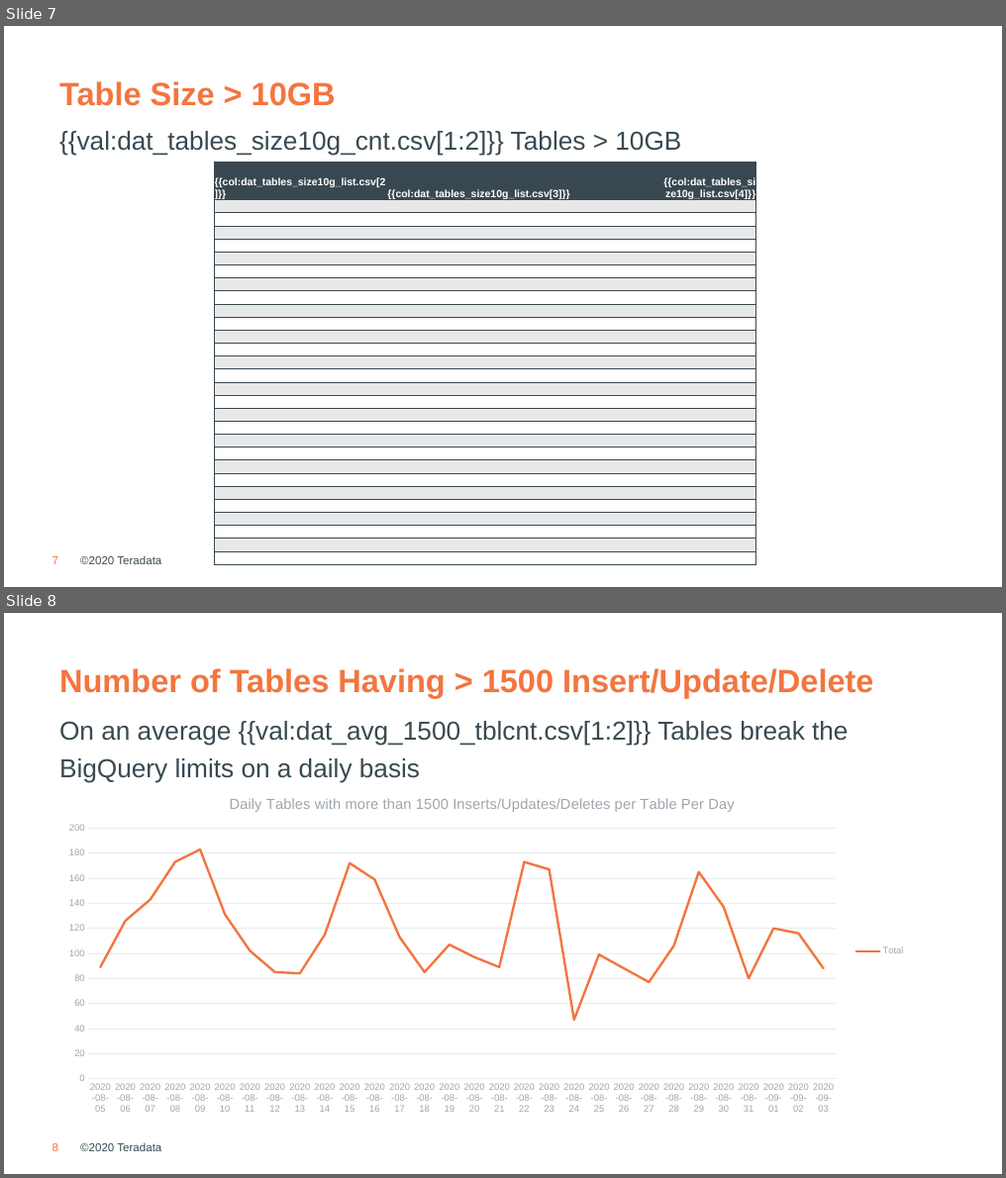
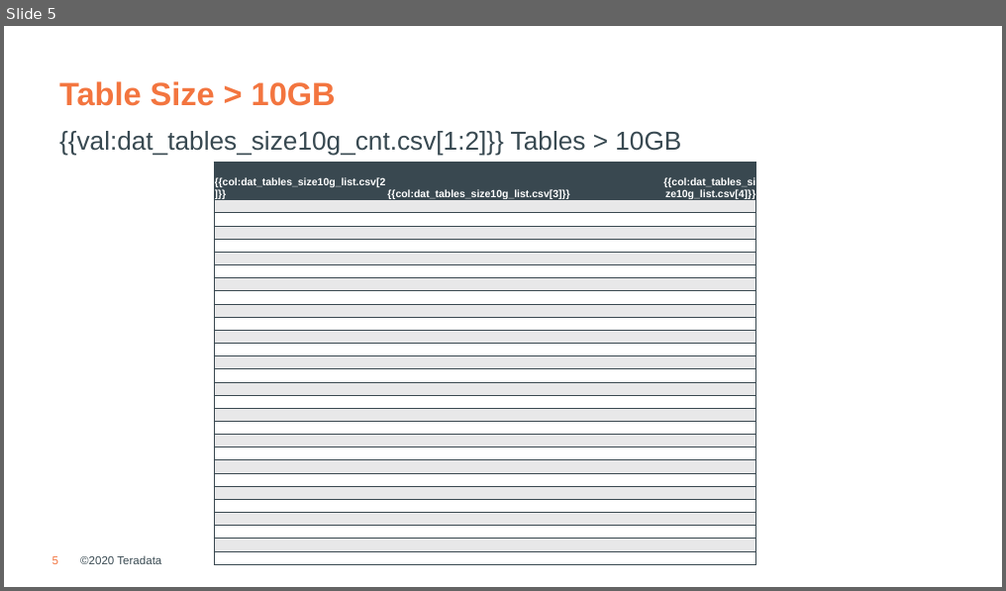
Before and after one commit to tdcoa/sql, a slide deck: filesets/compete_bigquery/big_query_migration_blockers.pptx. Shown one above the other, each under a label of ours: slides 7 and 8 before the commit, slide 5 after it. The pictures are 1006x1178 and 1006x591 pixels, drawn with LibreOffice and Linux fonts; fonts in the diff are those of the drawing; background and template pictures are left out. Boxes give left, top, right and bottom in pixels: in the first picture for what was removed or moved away, otherwise in the second. Text is boxed around its words. In the diff, an @@ line names an element or a change of style, - is before the commit and + after.

```diff
--- a/filesets/compete_bigquery/big_query_migration_blockers.pptx
+++ b/filesets/compete_bigquery/big_query_migration_blockers.pptx
@@ slide 8 removed at (4, 613, 1002, 1174), background #FFFFFF; not listed: 1 template element that a slide beside it also shows @@
@@ title removed at (59, 668, 873, 699) @@
-Number of Tables Having > 1500 Insert/Update/Delete
@@ text removed at (59, 721, 847, 783) @@
-On an average {{val:dat_avg_1500_tblcnt.csv[1:2]}} Tables break the BigQuery limits on a daily basis
@@ line chart removed at (52, 781, 913, 1121) @@
-title "Daily Tables with more than 1500 Inserts/Updates/Deletes per Table Per Day "
-categories: 2020-08-05, 2020-08-06, 2020-08-07, 2020-08-08, 2020-08-09, 2020-08-10, 2020-08-11, 2020-08-12, 2020-08-13, 2020-08-14, 2020-08-15, 2020-08-16, 2020-08-17, 2020-08-18, 2020-08-19, 2020-08-20, 2020-08-21, 2020-08-22, 2020-08-23, 2020-08-24, 2020-08-25, 2020-08-26, 2020-08-27, 2020-08-28, 2020-08-29, 2020-08-30, 2020-08-31, 2020-09-01, 2020-09-02, 2020-09-03
-Total: 89, 126, 143, 173, 183, 131, 102, 85, 84, 115, 172, 159, 113, 85, 107, 97, 89, 173, 167, 47, 99, 88, 77, 106, 165, 137, 80, 120, 116, 88
@@ text removed at (80, 1143, 161, 1152) @@
-©2020 Teradata
@@ what was slide 7 is now slide 5 @@
@@ page number at (53, 557, 58, 565): text changed @@
-7
+5
```
Also in this commit, not shown: 2 slides changed, 2 other slides removed.
